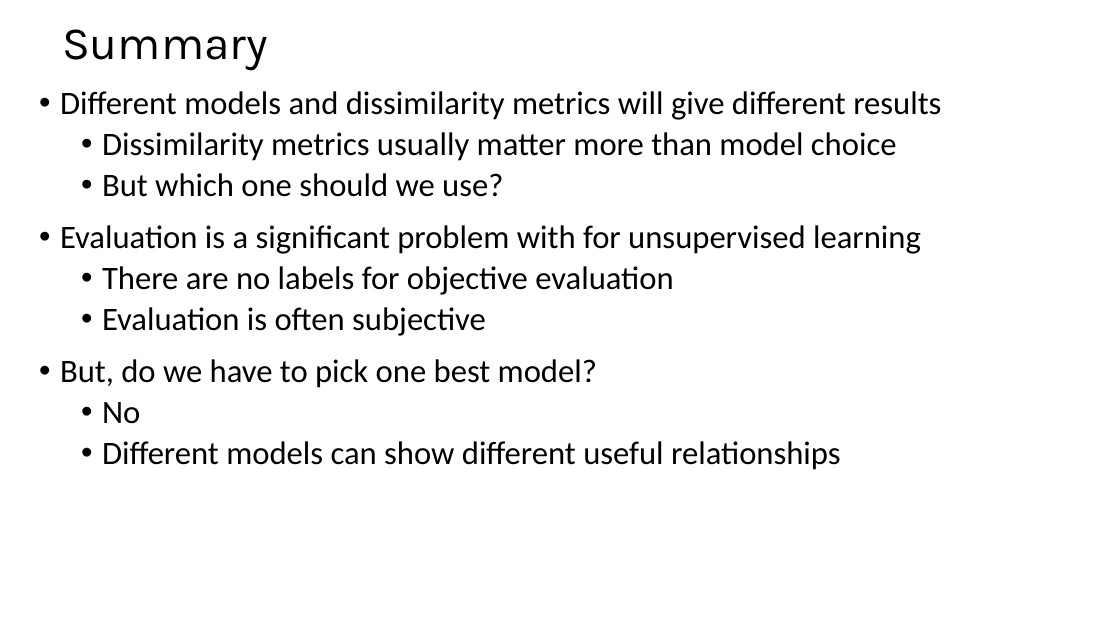
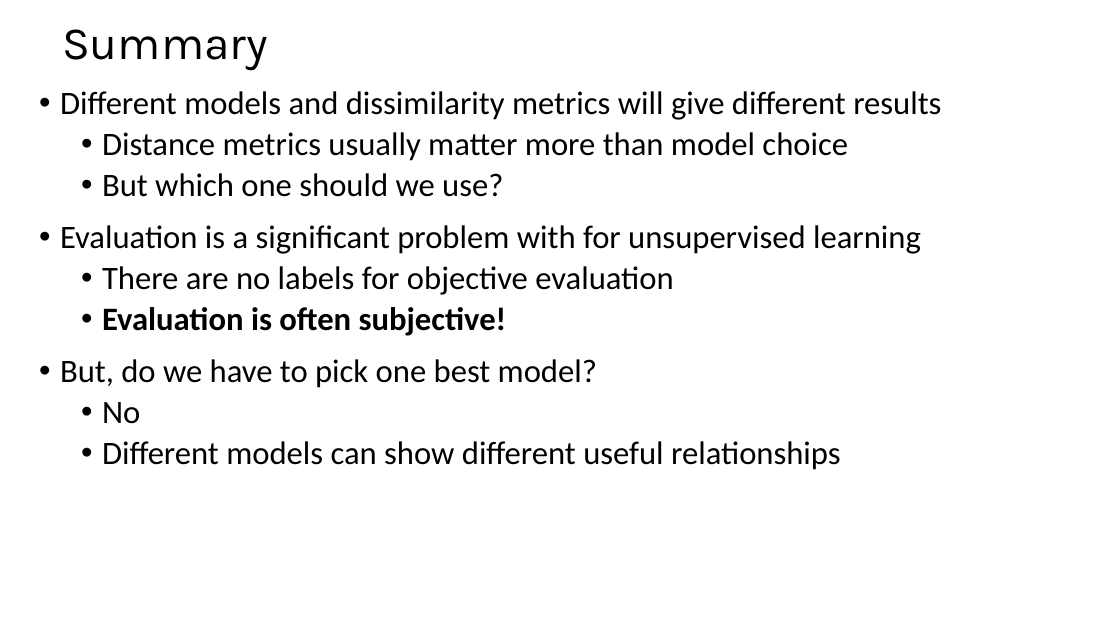
Before and after one commit to LucaComi/CSCI-E-108, a slide deck: slide 70 of slides/9_IntroductionToClustering_Part1.pptx. Drawn at 1120x630 pixels with LibreOffice and Linux fonts; fonts in the diff are those of the drawing. Boxes give left, top, right and bottom in pixels: in the first picture for what was removed or moved away, otherwise in the second. Text is boxed around its words. In the diff, an @@ line names an element or a change of style, - is before the commit and + after.

```diff
--- a/slides/9_IntroductionToClustering_Part1.pptx
+++ b/slides/9_IntroductionToClustering_Part1.pptx
@@ text at bbox=[102, 132, 848, 161]: text changed @@
-  • Dissimilarity metrics usually matter more than model choice
+  • Distance metrics usually matter more than model choice
@@ text at bbox=[102, 307, 507, 336]: text changed; bold on @@
-  • Evaluation is often subjective
+  • Evaluation is often subjective!
```
Also in this commit, not shown: 7 other slides changed, 1 slide removed.
